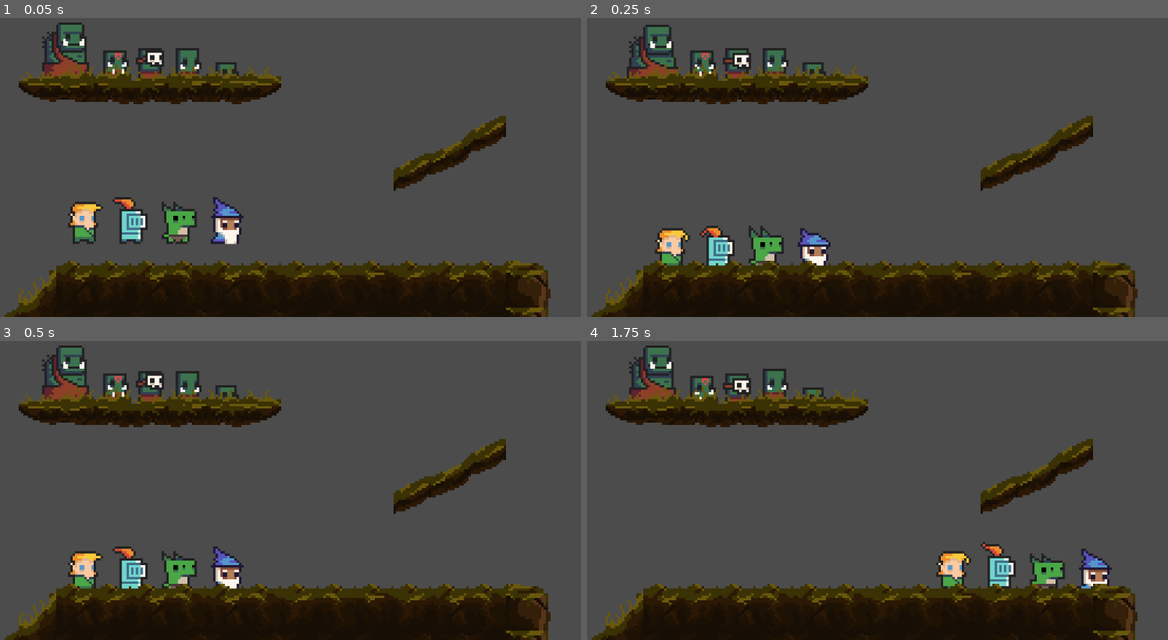
Above: before the commit, frames 1-4 (two rows, left to right).
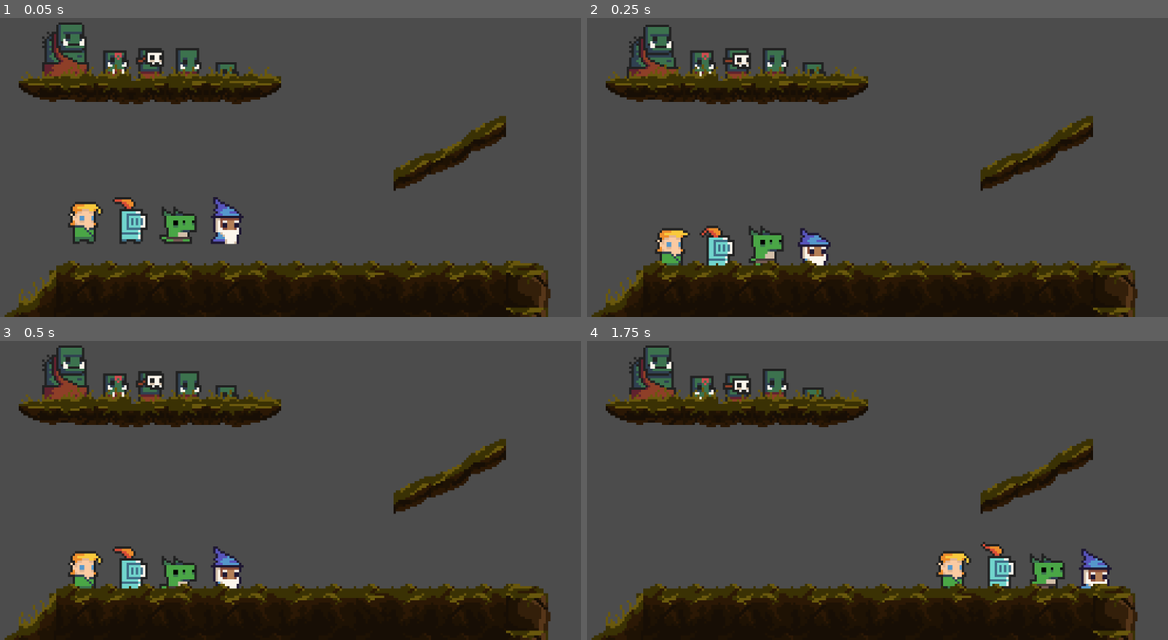
Above: after the commit, the same moments.

Repository: giordanorn/tfgoe
Game: Godot game, scene res://Levels/Test.tscn
Two runs of this game, one before a commit and one after it. Both use one fixed random seed, a clock stepped at 60 frames per second and the inputs below.
Inputs:
- Up to frame 1 (0.05 s): no input
- Up to frame 2 (0.25 s): no input
- Up to frame 3 (0.5 s): no input
- Up to frame 4 (1.75 s): tap Enter (ui_accept) at 0.5, 0.77, 1.52 s; hold Right (ui_right) from 0.53 s (still down)

The runs differ from the first frame. In frame 1, 0.4% of the frame differs, in the area x 16-34%, y 61-76%; in frame 2, 0.3%; in frame 3, 0.4%; in frame 4, nothing differs.

Commit message:
Ajustes gerais na cena de testes

Diff:
--- a/Objects/Players/Elf.tscn
+++ b/Objects/Players/Elf.tscn
@@ -1,18 +1,18 @@
-[gd_scene load_steps=15 format=2]
+[gd_scene load_steps=16 format=2]
 
 [ext_resource path="res://Scripts/Player/Player.gd" type="Script" id=1]
 [ext_resource path="res://Sprites/Characters/Bodies/elf_m_idle_anim_f0.png" type="Texture" id=2]
 [ext_resource path="res://Sprites/Characters/Bodies/elf_m_idle_anim_f1.png" type="Texture" id=3]
 [ext_resource path="res://Sprites/Characters/Bodies/elf_m_idle_anim_f2.png" type="Texture" id=4]
 [ext_resource path="res://Sprites/Characters/Bodies/elf_m_idle_anim_f3.png" type="Texture" id=5]
-[ext_resource path="res://Sprites/Characters/Bodies/elf_m_run_anim_f0.png" type="Texture" id=6]
-[ext_resource path="res://Sprites/Characters/Bodies/elf_m_run_anim_f1.png" type="Texture" id=7]
-[ext_resource path="res://Sprites/Characters/Bodies/elf_m_run_anim_f2.png" type="Texture" id=8]
-[ext_resource path="res://Sprites/Characters/Bodies/elf_m_run_anim_f3.png" type="Texture" id=9]
-[ext_resource path="res://Sprites/Characters/Bodies/elf_m_hit_anim_f0.png" type="Texture" id=10]
+[ext_resource path="res://Sprites/Characters/Bodies/elf_m_hit_anim_f0.png" type="Texture" id=6]
+[ext_resource path="res://Sprites/Characters/Bodies/elf_m_run_anim_f0.png" type="Texture" id=7]
+[ext_resource path="res://Sprites/Characters/Bodies/elf_m_run_anim_f1.png" type="Texture" id=8]
+[ext_resource path="res://Sprites/Characters/Bodies/elf_m_run_anim_f2.png" type="Texture" id=9]
+[ext_resource path="res://Sprites/Characters/Bodies/elf_m_run_anim_f3.png" type="Texture" id=10]
 [ext_resource path="res://Utils/KeyboardMovement.tscn" type="PackedScene" id=11]
-[ext_resource path="res://Utils/FrontAttack.tscn" type="PackedScene" id=12]
 [ext_resource path="res://Utils/Health.tscn" type="PackedScene" id=12]
+[ext_resource path="res://Utils/FrontAttack.tscn" type="PackedScene" id=13]
 
 [sub_resource type="RectangleShape2D" id=1]
 extents = Vector2( 6, 9 )
@@ -24,21 +24,21 @@
 "name": "idle",
 "speed": 10.0
 }, {
-"frames": [ ExtResource( 6 ), ExtResource( 7 ), ExtResource( 8 ), ExtResource( 9 ) ],
+"frames": [ ExtResource( 6 ), ExtResource( 6 ), ExtResource( 6 ), ExtResource( 6 ) ],
+"loop": true,
+"name": "hit",
+"speed": 10.0
+}, {
+"frames": [ ExtResource( 7 ), ExtResource( 8 ), ExtResource( 9 ), ExtResource( 10 ) ],
 "loop": true,
 "name": "run",
-"speed": 10.0
-}, {
-"frames": [ ExtResource( 10 ), ExtResource( 10 ), ExtResource( 10 ), ExtResource( 10 ) ],
-"loop": true,
-"name": "hit",
 "speed": 10.0
 } ]
 
 [node name="Elf" type="KinematicBody2D" groups=[
 "character",
+"elf",
 "player",
-"elf",
 ]]
 script = ExtResource( 1 )
 
@@ -49,8 +49,12 @@
 [node name="AnimatedSprite" type="AnimatedSprite" parent="."]
 frames = SubResource( 2 )
 animation = "idle"
-frame = 1
+frame = 3
 playing = true
 offset = Vector2( 0, -6 )
 
-[node name="Movement" parent="." instance=ExtResource( 11 )]
+[node name="KeyboardMovement" parent="." instance=ExtResource( 11 )]
+
+[node name="Health" parent="." instance=ExtResource( 12 )]
+
+[node name="FrontAttack" parent="." instance=ExtResource( 13 )]
--- a/Objects/Players/Knight.tscn
+++ b/Objects/Players/Knight.tscn
@@ -1,17 +1,18 @@
-[gd_scene load_steps=15 format=2]
+[gd_scene load_steps=16 format=2]
 
 [ext_resource path="res://Scripts/Player/Player.gd" type="Script" id=1]
 [ext_resource path="res://Sprites/Characters/Bodies/knight_m_idle_anim_f0.png" type="Texture" id=2]
 [ext_resource path="res://Sprites/Characters/Bodies/knight_m_idle_anim_f1.png" type="Texture" id=3]
 [ext_resource path="res://Sprites/Characters/Bodies/knight_m_idle_anim_f2.png" type="Texture" id=4]
 [ext_resource path="res://Sprites/Characters/Bodies/knight_m_idle_anim_f3.png" type="Texture" id=5]
-[ext_resource path="res://Sprites/Characters/Bodies/knight_m_run_anim_f0.png" type="Texture" id=6]
-[ext_resource path="res://Sprites/Characters/Bodies/knight_m_run_anim_f1.png" type="Texture" id=7]
-[ext_resource path="res://Sprites/Characters/Bodies/knight_m_run_anim_f2.png" type="Texture" id=8]
-[ext_resource path="res://Sprites/Characters/Bodies/knight_m_run_anim_f3.png" type="Texture" id=9]
-[ext_resource path="res://Sprites/Characters/Bodies/knight_m_hit_anim_f0.png" type="Texture" id=10]
+[ext_resource path="res://Sprites/Characters/Bodies/knight_m_hit_anim_f0.png" type="Texture" id=6]
+[ext_resource path="res://Sprites/Characters/Bodies/knight_m_run_anim_f0.png" type="Texture" id=7]
+[ext_resource path="res://Sprites/Characters/Bodies/knight_m_run_anim_f1.png" type="Texture" id=8]
+[ext_resource path="res://Sprites/Characters/Bodies/knight_m_run_anim_f2.png" type="Texture" id=9]
+[ext_resource path="res://Sprites/Characters/Bodies/knight_m_run_anim_f3.png" type="Texture" id=10]
 [ext_resource path="res://Utils/KeyboardMovement.tscn" type="PackedScene" id=11]
 [ext_resource path="res://Utils/Health.tscn" type="PackedScene" id=12]
+[ext_resource path="res://Utils/FrontAttack.tscn" type="PackedScene" id=13]
 
 [sub_resource type="RectangleShape2D" id=1]
 extents = Vector2( 6, 9 )
@@ -23,14 +24,14 @@
 "name": "idle",
 "speed": 10.0
 }, {
-"frames": [ ExtResource( 6 ), ExtResource( 7 ), ExtResource( 8 ), ExtResource( 9 ) ],
+"frames": [ ExtResource( 6 ) ],
+"loop": true,
+"name": "hit",
+"speed": 10.0
+}, {
+"frames": [ ExtResource( 7 ), ExtResource( 8 ), ExtResource( 9 ), ExtResource( 10 ) ],
 "loop": true,
 "name": "run",
-"speed": 10.0
-}, {
-"frames": [ ExtResource( 10 ) ],
-"loop": true,
-"name": "hit",
 "speed": 10.0
 } ]
 
@@ -52,6 +53,8 @@
 frame = 1
 playing = true
 
-[node name="Movement" parent="." instance=ExtResource( 11 )]
+[node name="KeyboardMovement" parent="." instance=ExtResource( 11 )]
 
 [node name="Health" parent="." instance=ExtResource( 12 )]
+
+[node name="FrontAttack" parent="." instance=ExtResource( 13 )]
--- a/Objects/Players/Lizard.tscn
+++ b/Objects/Players/Lizard.tscn
@@ -1,17 +1,18 @@
-[gd_scene load_steps=15 format=2]
+[gd_scene load_steps=16 format=2]
 
 [ext_resource path="res://Scripts/Player/Player.gd" type="Script" id=1]
 [ext_resource path="res://Sprites/Characters/Bodies/lizard_m_idle_anim_f0.png" type="Texture" id=2]
 [ext_resource path="res://Sprites/Characters/Bodies/lizard_m_idle_anim_f1.png" type="Texture" id=3]
 [ext_resource path="res://Sprites/Characters/Bodies/lizard_m_idle_anim_f2.png" type="Texture" id=4]
 [ext_resource path="res://Sprites/Characters/Bodies/lizard_m_idle_anim_f3.png" type="Texture" id=5]
-[ext_resource path="res://Sprites/Characters/Bodies/lizard_m_run_anim_f0.png" type="Texture" id=6]
-[ext_resource path="res://Sprites/Characters/Bodies/lizard_m_run_anim_f1.png" type="Texture" id=7]
-[ext_resource path="res://Sprites/Characters/Bodies/lizard_m_run_anim_f2.png" type="Texture" id=8]
-[ext_resource path="res://Sprites/Characters/Bodies/lizard_m_run_anim_f3.png" type="Texture" id=9]
-[ext_resource path="res://Sprites/Characters/Bodies/lizard_m_hit_anim_f0.png" type="Texture" id=10]
+[ext_resource path="res://Sprites/Characters/Bodies/lizard_m_hit_anim_f0.png" type="Texture" id=6]
+[ext_resource path="res://Sprites/Characters/Bodies/lizard_m_run_anim_f0.png" type="Texture" id=7]
+[ext_resource path="res://Sprites/Characters/Bodies/lizard_m_run_anim_f1.png" type="Texture" id=8]
+[ext_resource path="res://Sprites/Characters/Bodies/lizard_m_run_anim_f2.png" type="Texture" id=9]
+[ext_resource path="res://Sprites/Characters/Bodies/lizard_m_run_anim_f3.png" type="Texture" id=10]
 [ext_resource path="res://Utils/KeyboardMovement.tscn" type="PackedScene" id=11]
 [ext_resource path="res://Utils/Health.tscn" type="PackedScene" id=12]
+[ext_resource path="res://Utils/FrontAttack.tscn" type="PackedScene" id=13]
 
 [sub_resource type="RectangleShape2D" id=1]
 extents = Vector2( 6, 9 )
@@ -23,21 +24,21 @@
 "name": "idle",
 "speed": 10.0
 }, {
-"frames": [ ExtResource( 6 ), ExtResource( 7 ), ExtResource( 8 ), ExtResource( 9 ) ],
+"frames": [ ExtResource( 6 ) ],
+"loop": true,
+"name": "hit",
+"speed": 10.0
+}, {
+"frames": [ ExtResource( 7 ), ExtResource( 8 ), ExtResource( 9 ), ExtResource( 10 ) ],
 "loop": true,
 "name": "run",
-"speed": 10.0
-}, {
-"frames": [ ExtResource( 10 ) ],
-"loop": true,
-"name": "hit",
 "speed": 10.0
 } ]
 
 [node name="Lizard" type="KinematicBody2D" groups=[
 "character",
+"lizard",
 "player",
-"lizard",
 ]]
 script = ExtResource( 1 )
 
@@ -49,9 +50,11 @@
 position = Vector2( 0, -6 )
 frames = SubResource( 2 )
 animation = "idle"
-frame = 3
+frame = 2
 playing = true
 
-[node name="Movement" parent="." instance=ExtResource( 11 )]
+[node name="KeyboardMovement" parent="." instance=ExtResource( 11 )]
 
 [node name="Health" parent="." instance=ExtResource( 12 )]
+
+[node name="FrontAttack" parent="." instance=ExtResource( 13 )]
--- a/Objects/Players/Wizard.tscn
+++ b/Objects/Players/Wizard.tscn
@@ -1,17 +1,18 @@
-[gd_scene load_steps=15 format=2]
+[gd_scene load_steps=16 format=2]
 
 [ext_resource path="res://Scripts/Player/Player.gd" type="Script" id=1]
 [ext_resource path="res://Sprites/Characters/Bodies/wizzard_m_idle_anim_f0.png" type="Texture" id=2]
 [ext_resource path="res://Sprites/Characters/Bodies/wizzard_m_idle_anim_f1.png" type="Texture" id=3]
 [ext_resource path="res://Sprites/Characters/Bodies/wizzard_m_idle_anim_f2.png" type="Texture" id=4]
 [ext_resource path="res://Sprites/Characters/Bodies/wizzard_m_idle_anim_f3.png" type="Texture" id=5]
-[ext_resource path="res://Sprites/Characters/Bodies/wizzard_m_run_anim_f0.png" type="Texture" id=6]
-[ext_resource path="res://Sprites/Characters/Bodies/wizzard_m_run_anim_f1.png" type="Texture" id=7]
-[ext_resource path="res://Sprites/Characters/Bodies/wizzard_m_run_anim_f2.png" type="Texture" id=8]
-[ext_resource path="res://Sprites/Characters/Bodies/wizzard_m_run_anim_f3.png" type="Texture" id=9]
-[ext_resource path="res://Sprites/Characters/Bodies/wizzard_m_hit_anim_f0.png" type="Texture" id=10]
+[ext_resource path="res://Sprites/Characters/Bodies/wizzard_m_hit_anim_f0.png" type="Texture" id=6]
+[ext_resource path="res://Sprites/Characters/Bodies/wizzard_m_run_anim_f0.png" type="Texture" id=7]
+[ext_resource path="res://Sprites/Characters/Bodies/wizzard_m_run_anim_f1.png" type="Texture" id=8]
+[ext_resource path="res://Sprites/Characters/Bodies/wizzard_m_run_anim_f2.png" type="Texture" id=9]
+[ext_resource path="res://Sprites/Characters/Bodies/wizzard_m_run_anim_f3.png" type="Texture" id=10]
 [ext_resource path="res://Utils/KeyboardMovement.tscn" type="PackedScene" id=11]
 [ext_resource path="res://Utils/Health.tscn" type="PackedScene" id=12]
+[ext_resource path="res://Utils/FrontAttack.tscn" type="PackedScene" id=13]
 
 [sub_resource type="RectangleShape2D" id=1]
 extents = Vector2( 6, 7 )
@@ -23,14 +24,14 @@
 "name": "idle",
 "speed": 10.0
 }, {
-"frames": [ ExtResource( 6 ), ExtResource( 7 ), ExtResource( 8 ), ExtResource( 9 ) ],
+"frames": [ ExtResource( 6 ) ],
+"loop": true,
+"name": "hit",
+"speed": 10.0
+}, {
+"frames": [ ExtResource( 7 ), ExtResource( 8 ), ExtResource( 9 ), ExtResource( 10 ) ],
 "loop": true,
 "name": "run",
-"speed": 10.0
-}, {
-"frames": [ ExtResource( 10 ) ],
-"loop": true,
-"name": "hit",
 "speed": 10.0
 } ]
 
@@ -52,6 +53,8 @@
 frame = 1
 playing = true
 
-[node name="Movement" parent="." instance=ExtResource( 11 )]
+[node name="KeyboardMovement" parent="." instance=ExtResource( 11 )]
 
 [node name="Health" parent="." instance=ExtResource( 12 )]
+
+[node name="FrontAttack" parent="." instance=ExtResource( 13 )]
--- a/Scripts/Attack/Attack.gd
+++ b/Scripts/Attack/Attack.gd
@@ -1,8 +1,8 @@
 extends Node
 
 export var strength = 0
-export var animation_time = 0.5
-export var cooldown = 1
+export var animation_time:float = 0.5
+export var cooldown:float = 1
 
 onready var character = get_parent()
 onready var hit_area = $HitArea
--- a/Utils/FrontAttack.tscn
+++ b/Utils/FrontAttack.tscn
@@ -4,10 +4,10 @@
 
 [sub_resource type="CircleShape2D" id=1]
 
-[node name="FrontAttack" type="Node2D" groups=[
-"player",
-]]
+[node name="FrontAttack" type="Node2D"]
 script = ExtResource( 1 )
+animation_time = 0.25
+cooldown = 0.1
 
 [node name="HitArea" type="Area2D" parent="."]
 
--- a/Utils/KeyboardMovement.tscn
+++ b/Utils/KeyboardMovement.tscn
@@ -3,7 +3,7 @@
 [ext_resource path="res://Scripts/Movement/Movement.gd" type="Script" id=1]
 [ext_resource path="res://Scripts/Movement/KeyboardController.gd" type="Script" id=2]
 
-[node name="Movement" type="Node2D"]
+[node name="KeyboardMovement" type="Node2D"]
 script = ExtResource( 1 )
 
 [node name="Controller" type="Node2D" parent="."]
